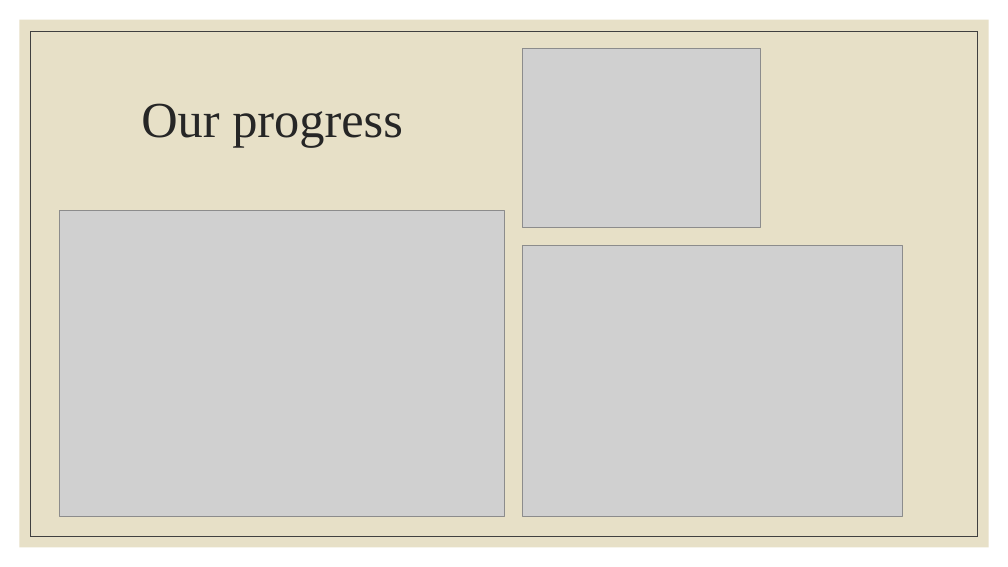
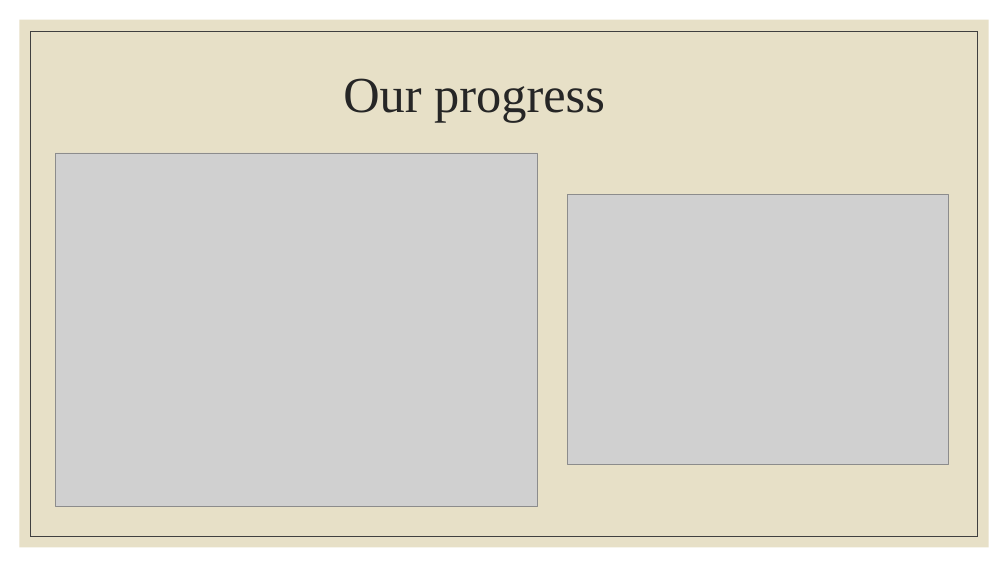
Before and after one commit to UoSGroupProjects1819/mgp-team-23, a slide deck: slide 7 of Powerpoint/Group 23_presentation(1)_not complete.pptx. Drawn at 1008x567 pixels with LibreOffice and Linux fonts; fonts in the diff are those of the drawing; grey boxes stand for pictures. Boxes give left, top, right and bottom in pixels: in the first picture for what was removed or moved away, otherwise in the second. Text is boxed around its words. In the diff, an @@ line names an element or a change of style, - is before the commit and + after.

```diff
--- a/Powerpoint/Group 23_presentation(1)_not complete.pptx
+++ b/Powerpoint/Group 23_presentation(1)_not complete.pptx
@@ title "Our progress": place and size @@
-title "Our progress" at (141, 103, 403, 147)
+title "Our progress" at (343, 78, 605, 123)
@@ picture removed at (523, 48, 761, 227) @@
@@ picture: place and size @@
-picture at (60, 210, 504, 516)
+picture at (55, 153, 538, 506)
@@ picture: place and size @@
-picture at (523, 246, 903, 516)
+picture at (568, 194, 948, 465)
```
Also in this commit, not shown: 2 slides added.
